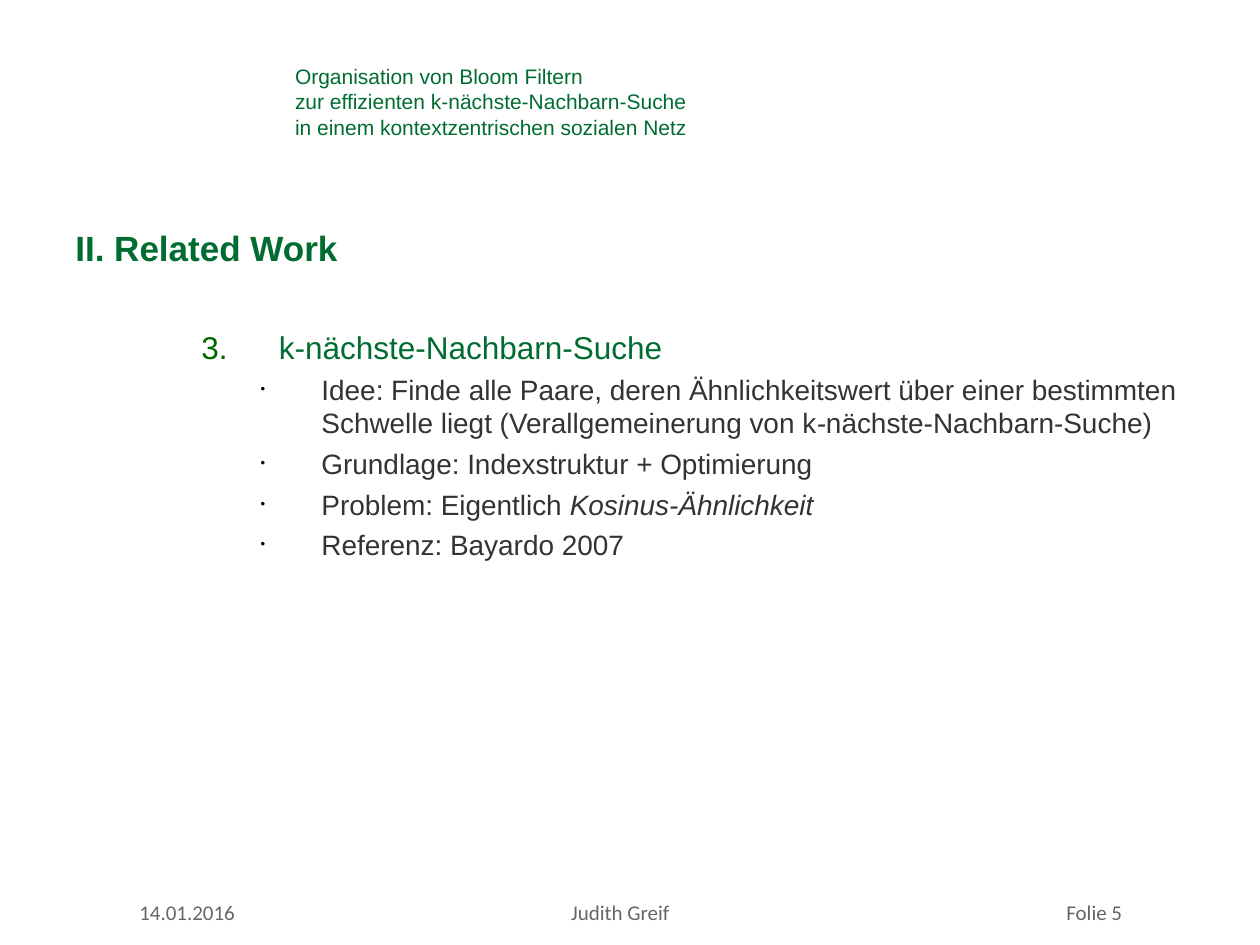
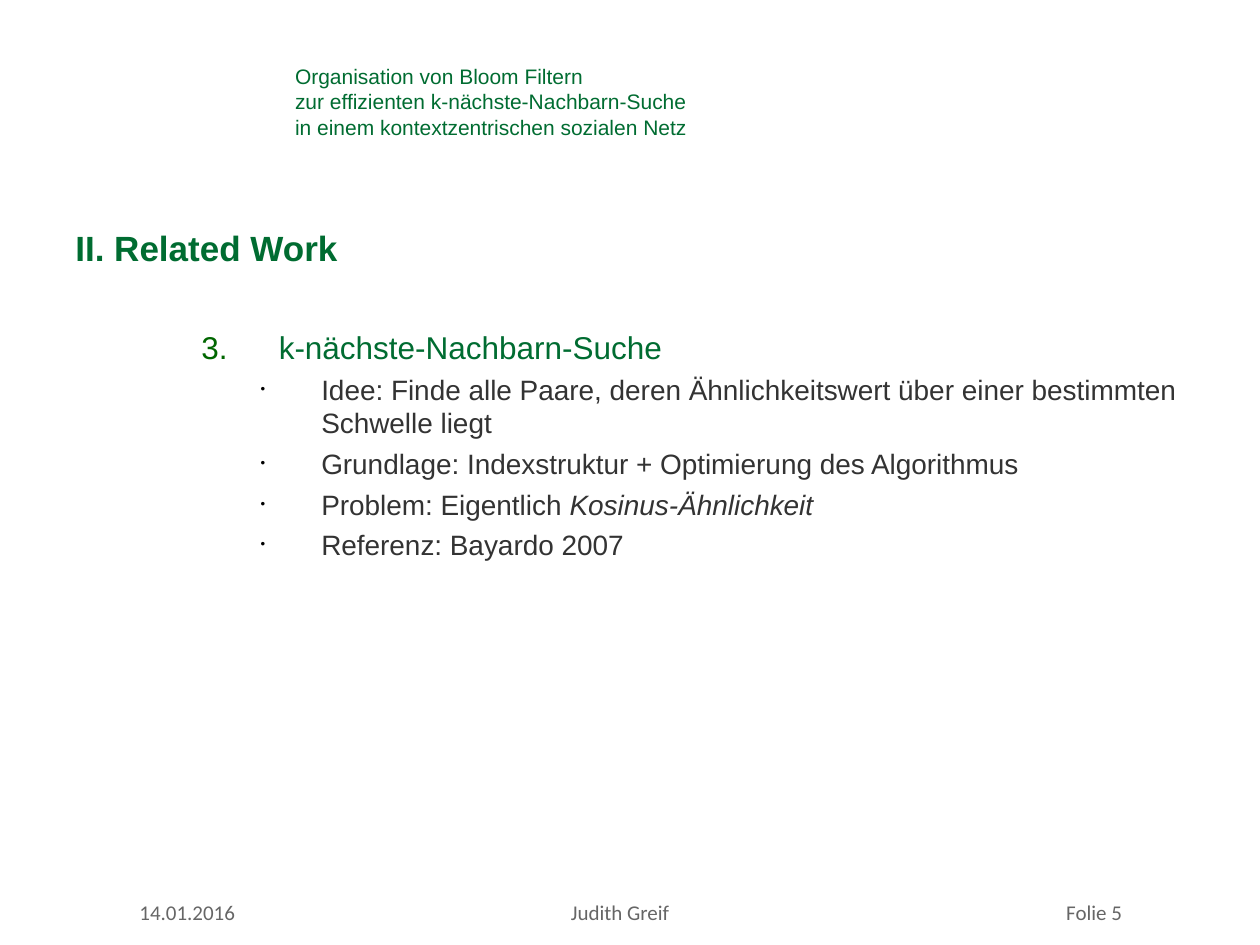
Before and after one commit to missgreenwood/masterarbeit, a slide deck: slide 5 of mdsg_latex_10062012/slides/antrittsvortrag_greif.ppt. Drawn at 1260x945 pixels with LibreOffice and Linux fonts; fonts in the diff are those of the drawing; background and template pictures are left out. Boxes give left, top, right and bottom in pixels: in the first picture for what was removed or moved away, otherwise in the second. Text is boxed around its words. In the diff, an @@ line names an element or a change of style, - is before the commit and + after.

Commit message:
Update presentation (final version)

```diff
--- a/mdsg_latex_10062012/slides/antrittsvortrag_greif.ppt
+++ b/mdsg_latex_10062012/slides/antrittsvortrag_greif.ppt
@@ text at (321,378,1176,479): text changed @@
-    • Idee: Finde alle Paare, deren Ähnlichkeitswert über einer bestimmten Schwelle liegt (Verallgemeinerung von k-nächste-Nachbarn-Suche)
-    • Grundlage: Indexstruktur + Optimierung
+    • Idee: Finde alle Paare, deren Ähnlichkeitswert über einer bestimmten Schwelle liegt
+    • Grundlage: Indexstruktur + Optimierung des Algorithmus
```
Also in this commit, not shown: 7 other slides changed, 2 other files.
